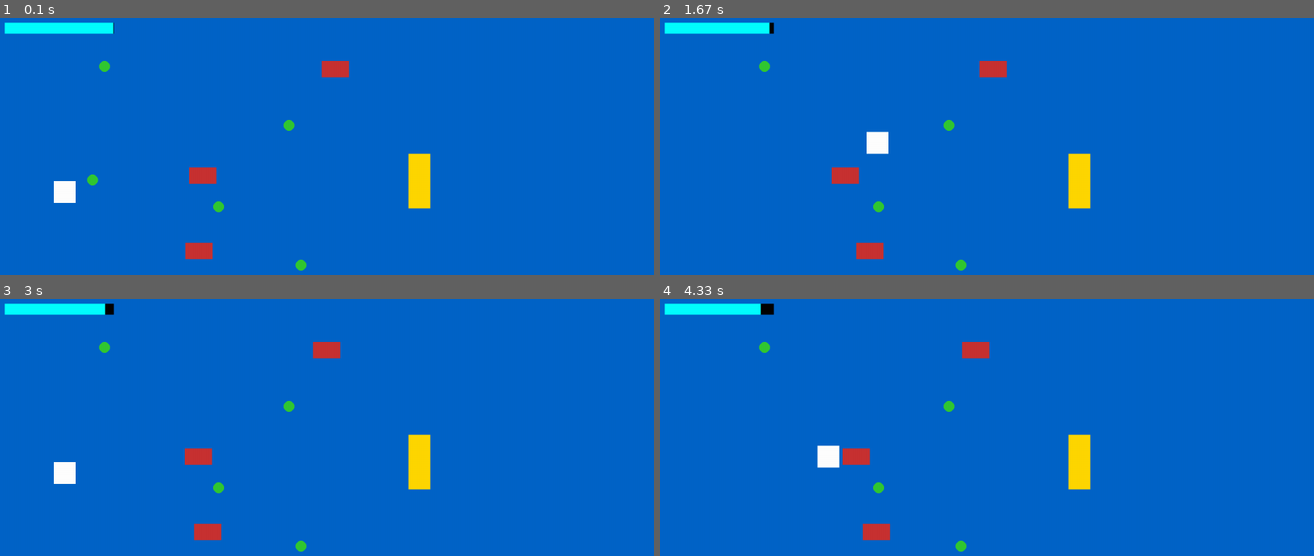
Above: before the commit, frames 1-4 (two rows, left to right).
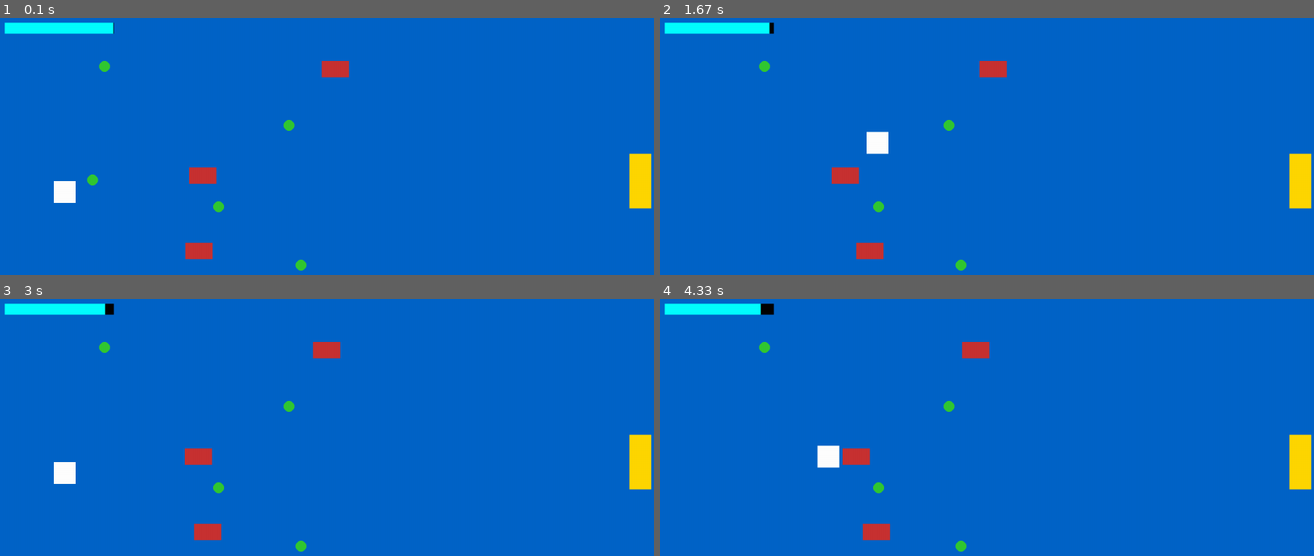
Above: after the commit, the same moments.

Repository: josecjunior7/The_Last_Recife
Game: pygame game, started from main.py
Two runs of this game, one before a commit and one after it. Both use one fixed random seed, a clock stepped at 60 frames per second and the inputs below.
Inputs:
- Up to frame 1 (0.1 s): no input
- Up to frame 2 (1.67 s): hold Right 0.33-0.8 s; hold Up 0.83-1.13 s; hold Right 1.17-1.63 s
- Up to frame 3 (3 s): hold Left 1.67-2.2 s; hold Down 2.23-2.53 s; hold Left 2.57-2.97 s
- Up to frame 4 (4.33 s): hold Up 3-3.37 s; hold Right 3.4-4.03 s; hold Down from 4.07 s (still down)

The runs differ from the first frame. In frame 1, 1.5% of the frame differs, in the area x 62-100%, y 52-75%; in frame 2, 1.5%; in frame 3, 1.5%; in frame 4, 1.5%.

Commit message:
modify width gate of exit

Diff:
--- a/src/scenes/maps.py
+++ b/src/scenes/maps.py
@@ -1,4 +1,4 @@
 import pygame
 
 # Saída (fim da fase)
-saida = pygame.Rect(750, 250, 40, 100)
+saida = pygame.Rect(1155, 250, 40, 100)
